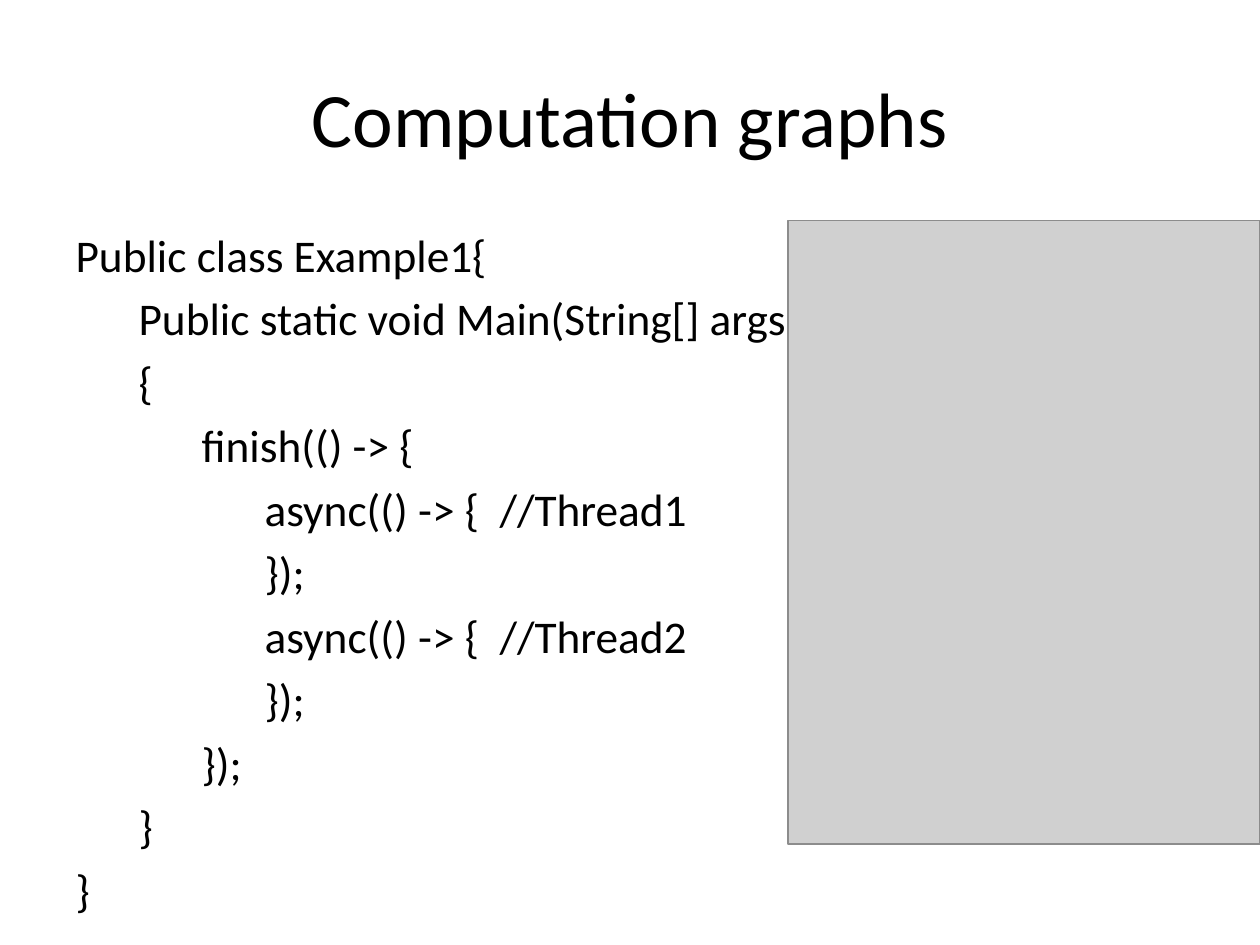
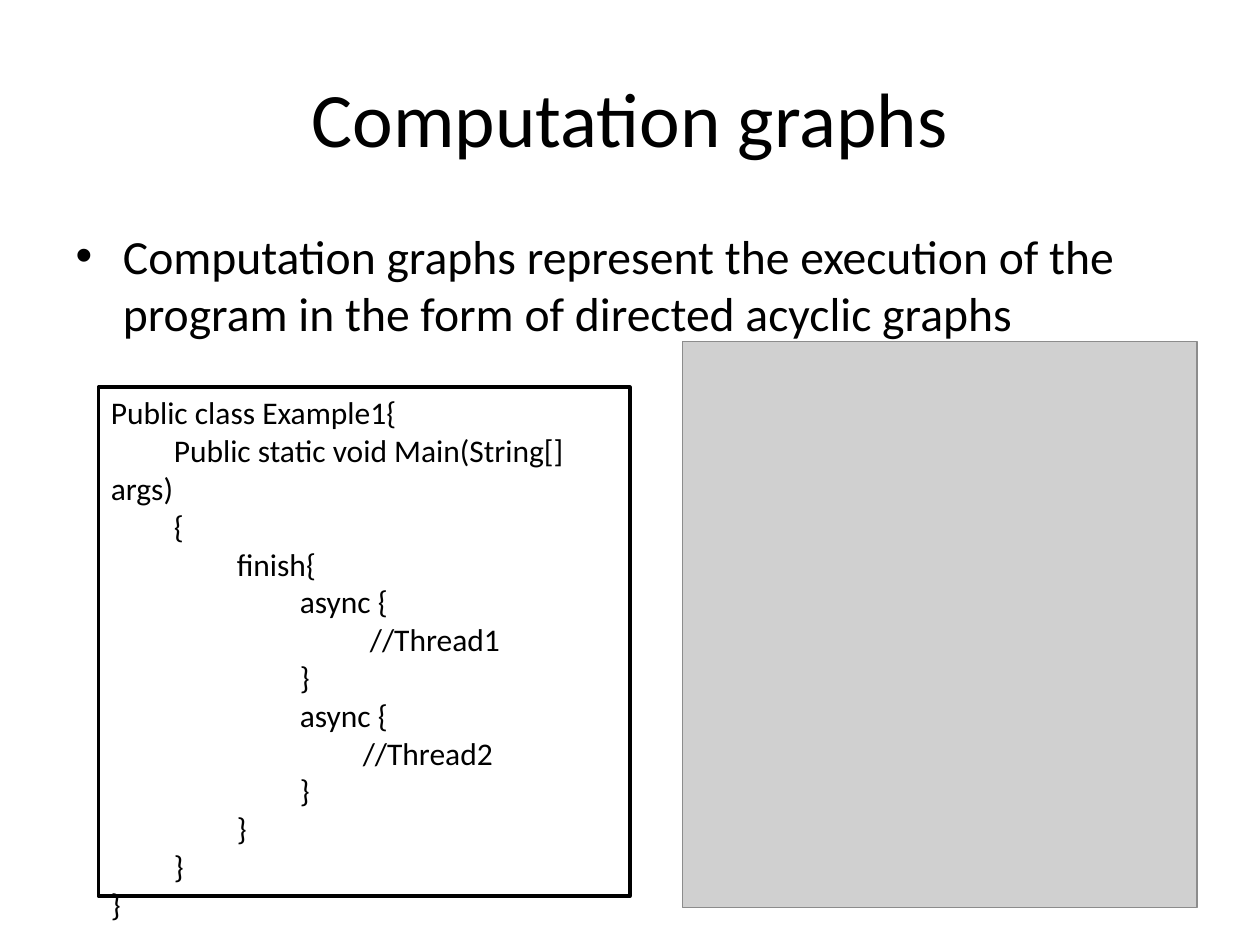
Before and after one commit to ericmercer/nakade-radha, a slide deck: slide 5 of proposal/ppt/SRC_2015.pptx (slide 6 before the commit). Drawn at 1260x945 pixels with LibreOffice and Linux fonts; fonts in the diff are those of the drawing; grey boxes stand for pictures. Boxes give left, top, right and bottom in pixels: in the first picture for what was removed or moved away, otherwise in the second. Text is boxed around its words. In the diff, an @@ line names an element or a change of style, - is before the commit and + after.

```diff
--- a/proposal/ppt/SRC_2015.pptx
+++ b/proposal/ppt/SRC_2015.pptx
@@ text added at [123, 241, 1114, 343], 27.2 pt, text #000000 @@
+• Computation graphs represent the execution of the program in the form of directed acyclic graphs
@@ picture: place and size @@
-picture at [788, 220, 1260, 844]
+picture at [683, 341, 1197, 907]
@@ text at [111, 401, 563, 767]: paragraphs added @@
+}
+}
@@ text "Public class Example1{": place and size @@
-text "Public class Example1{" at [76, 239, 800, 661]
+text "Public class Example1{" at [111, 401, 563, 767]
@@ rectangle added at [98, 387, 630, 896], outline #000000 2 pt @@
@@ text at [111, 401, 563, 506]: size 25.9 to 18 pt in "Public class Example1{", "Public static void Main(String[] args)", "{", "}" and 1 more places; less space between paragraphs @@
@@ text at [237, 553, 500, 767]: text changed; size 25.9 to 18 pt @@
-finish(() -> {
-async(() -> { //Thread1
-});
-async(() -> { //Thread2
-});
-});
+finish{
+async {
+//Thread1
+}
+async {
+//Thread2
```
Also in this commit, not shown: 3 other slides changed, 1 slide added, 1 slide removed.
